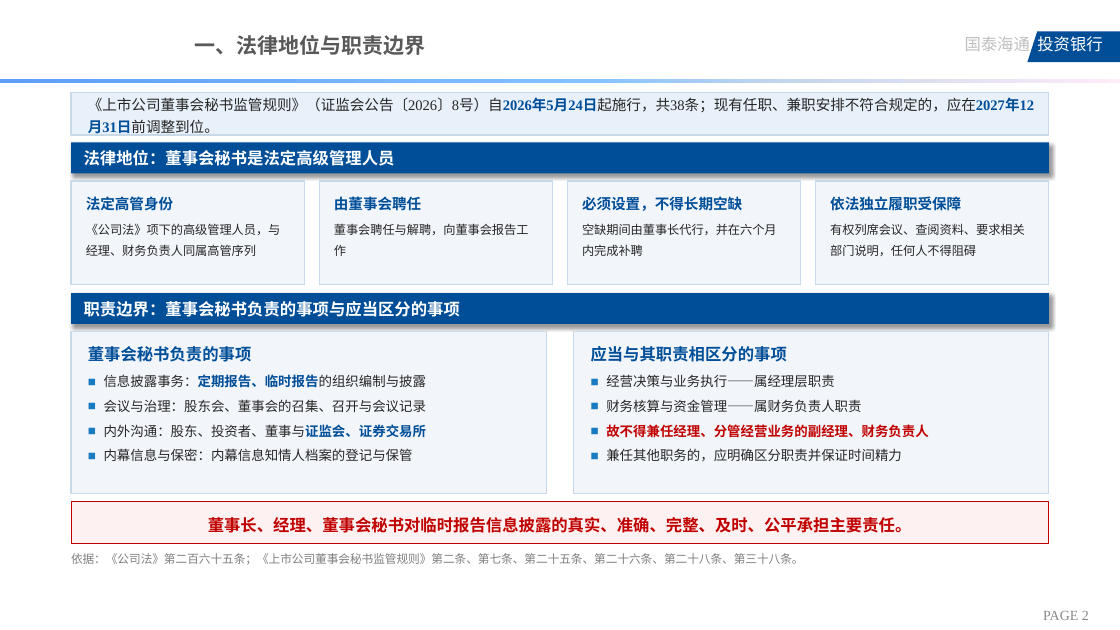
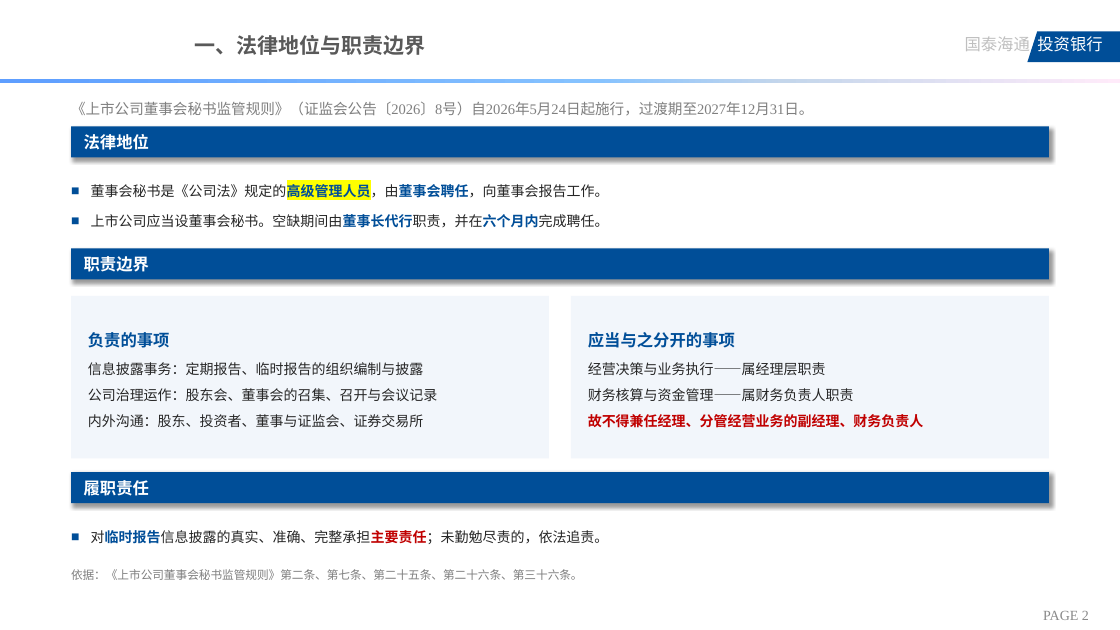
Before and after one commit to xid013-ux/JXD, a slide deck: slide 2 of output/上市公司董事会秘书选聘指引.pptx. Drawn at 1120x630 pixels with LibreOffice and Linux fonts; fonts in the diff are those of the drawing; background and template pictures are left out. Boxes give left, top, right and bottom in pixels: in the first picture for what was removed or moved away, otherwise in the second. Text is boxed around its words. In the diff, an @@ line names an element or a change of style, - is before the commit and + after.

```diff
--- a/output/上市公司董事会秘书选聘指引.pptx
+++ b/output/上市公司董事会秘书选聘指引.pptx
@@ text at bbox=[71, 102, 814, 115]: text changed; text colour #262626 to #7F7F7F @@
-《上市公司董事会秘书监管规则》（证监会公告〔2026〕8号）自2026年5月24日起施行，共38条；现有任职、兼职安排不符合规定的，应在2027年12月31日前调整到位。
+《上市公司董事会秘书监管规则》（证监会公告〔2026〕8号）自2026年5月24日起施行，过渡期至2027年12月31日。
@@ text "《上市公司董事会秘书监管规则》（证监会公告〔2026〕8号）自2026年5月24日起施行，过渡期至2027年12月31日 ...": place and size @@
-text "《上市公司董事会秘书监管规则》（证监会公告〔2026〕8号）自2026年5月24日起施行，过渡期至2027年12月31日 ..." at bbox=[71, 92, 1049, 134]
+text "《上市公司董事会秘书监管规则》（证监会公告〔2026〕8号）自2026年5月24日起施行，过渡期至2027年12月31日 ..." at bbox=[71, 102, 814, 115]
@@ text "《上市公司董事会秘书监管规则》（证监会公告〔2026〕8号）自2026年5月24日起施行，过渡期至2027年12月31日 ..." at bbox=[71, 102, 814, 115]: vertical alignment middle to top; fill #E8F1FA to none; outline #C8D9EA 1 pt to none @@
@@ rectangle "法律地位": place and size @@
-rectangle "法律地位" at bbox=[71, 143, 1049, 174]
+rectangle "法律地位" at bbox=[71, 126, 1049, 157]
@@ text in rectangle at bbox=[84, 134, 149, 150]: text changed @@
-法律地位：董事会秘书是法定高级管理人员
+法律地位
@@ rectangle removed at bbox=[71, 181, 305, 285] @@
-法定高管身份
-《公司法》项下的高级管理人员，与经理、财务负责人同属高管序列
@@ text added at bbox=[91, 182, 609, 228], 12 pt, text #262626 @@
+■ 董事会秘书是《公司法》规定的高级管理人员，由董事会聘任，向董事会报告工作。
+■ 上市公司应当设董事会秘书。空缺期间由董事长代行职责，并在六个月内完成聘任。
@@ rectangle removed at bbox=[319, 181, 553, 285] @@
-由董事会聘任
-董事会聘任与解聘，向董事会报告工作
@@ rectangle removed at bbox=[567, 181, 801, 285] @@
-必须设置，不得长期空缺
-空缺期间由董事长代行，并在六个月内完成补聘
@@ rectangle removed at bbox=[816, 181, 1049, 285] @@
-依法独立履职受保障
-有权列席会议、查阅资料、要求相关部门说明，任何人不得阻碍
@@ rectangle "职责边界": place and size @@
-rectangle "职责边界" at bbox=[71, 293, 1049, 324]
+rectangle "职责边界" at bbox=[71, 249, 1049, 280]
@@ text in rectangle at bbox=[84, 256, 149, 272]: text changed @@
-职责边界：董事会秘书负责的事项与应当区分的事项
+职责边界
@@ rectangle "负责的事项" at bbox=[71, 296, 549, 458]: vertical alignment top to middle; outline #C8D9EA 1 pt to none @@
@@ rectangle "负责的事项": place and size @@
-rectangle "负责的事项" at bbox=[71, 332, 547, 493]
+rectangle "负责的事项" at bbox=[71, 296, 549, 458]
@@ rectangle "应当与之分开的事项": place and size @@
-rectangle "应当与之分开的事项" at bbox=[574, 332, 1049, 493]
+rectangle "应当与之分开的事项" at bbox=[571, 296, 1049, 458]
@@ rectangle "应当与之分开的事项" at bbox=[571, 296, 1049, 458]: vertical alignment top to middle; outline #C8D9EA 1 pt to none @@
@@ text in rectangle at bbox=[88, 332, 170, 348]: text changed @@
-董事会秘书负责的事项
+负责的事项
@@ text in rectangle at bbox=[588, 332, 735, 348]: text changed @@
-应当与其职责相区分的事项
+应当与之分开的事项
@@ text in rectangle at bbox=[88, 388, 438, 401]: text changed; size 11.5 to 12 pt @@
-■ 会议与治理：股东会、董事会的召集、召开与会议记录
+公司治理运作：股东会、董事会的召集、召开与会议记录
@@ text in rectangle at bbox=[88, 362, 424, 427]: size 11.5 to 12 pt, text colour #004E98 to #262626, bold off in "信息披露事务：定期报告、临时报告的组织编制与披露", "内外沟通：股东、投资者、董事与证监会、证券交易所"; bullet ■ to none; line spacing 1.35 to 1.4 @@
@@ text in rectangle at bbox=[588, 362, 924, 428]: size 11.5 to 12 pt in "经营决策与业务执行——属经理层职责", "财务核算与资金管理——属财务负责人职责", "故不得兼任经理、分管经营业务的副经理、财务负责人"; bullet ■ to none; line spacing 1.35 to 1.4 @@
@@ text in rectangle at bbox=[104, 448, 413, 461]: paragraph removed @@
-■ 内幕信息与保密：内幕信息知情人档案的登记与保管
@@ text in rectangle at bbox=[606, 448, 902, 461]: paragraph removed @@
-■ 兼任其他职务的，应明确区分职责并保证时间精力
@@ rectangle added at bbox=[71, 472, 1049, 503], fill #004E98, 14 pt, text #FFFFFF, bold @@
+履职责任
@@ text "对临时报告信息披露的真实、准确、完整承担主要责任；未勤勉尽责的，依法追责。": place and size @@
-text "对临时报告信息披露的真实、准确、完整承担主要责任；未勤勉尽责的，依法追责。" at bbox=[71, 502, 1049, 544]
+text "对临时报告信息披露的真实、准确、完整承担主要责任；未勤勉尽责的，依法追责。" at bbox=[91, 530, 609, 544]
@@ text "对临时报告信息披露的真实、准确、完整承担主要责任；未勤勉尽责的，依法追责。" at bbox=[91, 530, 609, 544]: vertical alignment middle to top; fill #FDF1F1 to none; outline #C00000 0.75 pt to none @@
@@ text at bbox=[91, 530, 609, 544]: text changed; size 14 to 12 pt; text colour #C00000 to #262626; bold off @@
-董事长、经理、董事会秘书对临时报告信息披露的真实、准确、完整、及时、公平承担主要责任。
+■ 对临时报告信息披露的真实、准确、完整承担主要责任；未勤勉尽责的，依法追责。
@@ text at bbox=[71, 569, 583, 580]: text changed @@
-依据：《公司法》第二百六十五条；《上市公司董事会秘书监管规则》第二条、第七条、第二十五条、第二十六条、第二十八条、第三十八条。
+依据：《上市公司董事会秘书监管规则》第二条、第七条、第二十五条、第二十六条、第三十六条。
```
Also in this commit, not shown: 6 other slides changed.
